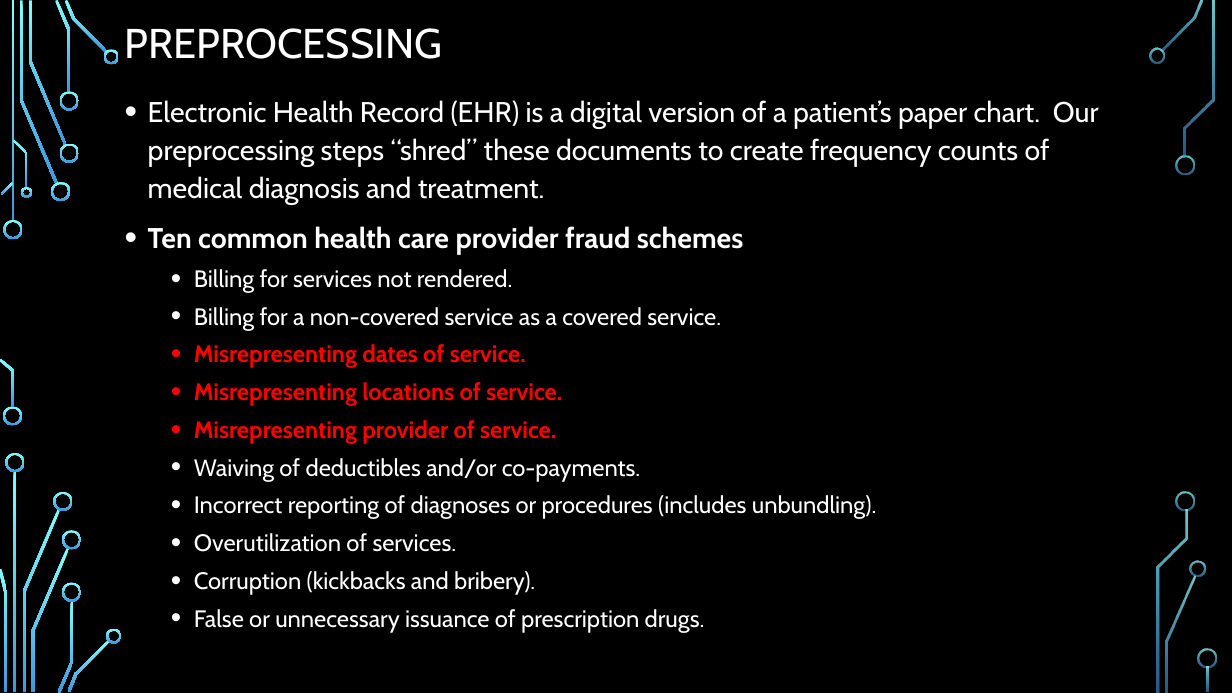
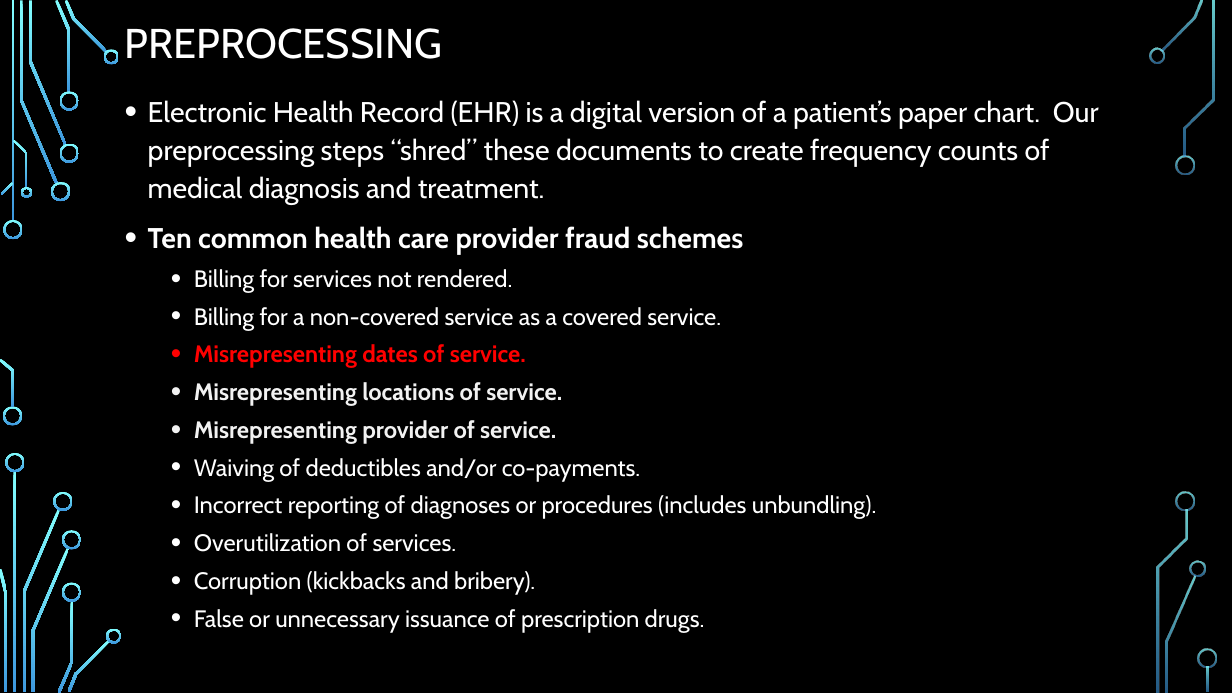
Before and after one commit to AjayArora35/Data-607-Context-Presentation, a slide deck: slide 4 of Text Mining with R.pptx. Drawn at 1232x693 pixels with LibreOffice and Linux fonts; fonts in the diff are those of the drawing; background and template pictures are left out. Boxes give left, top, right and bottom in pixels: in the first picture for what was removed or moved away, otherwise in the second. Text is boxed around its words. In the diff, an @@ line names an element or a change of style, - is before the commit and + after.

```diff
--- a/Text Mining with R.pptx
+++ b/Text Mining with R.pptx
@@ text at (194, 382, 562, 444): text colour #FF0000 to #F2F2F2 in "Misrepresenting locations of service.", "Misrepresenting provider of service." @@
```
Also in this commit, not shown: 1 other slide changed.
